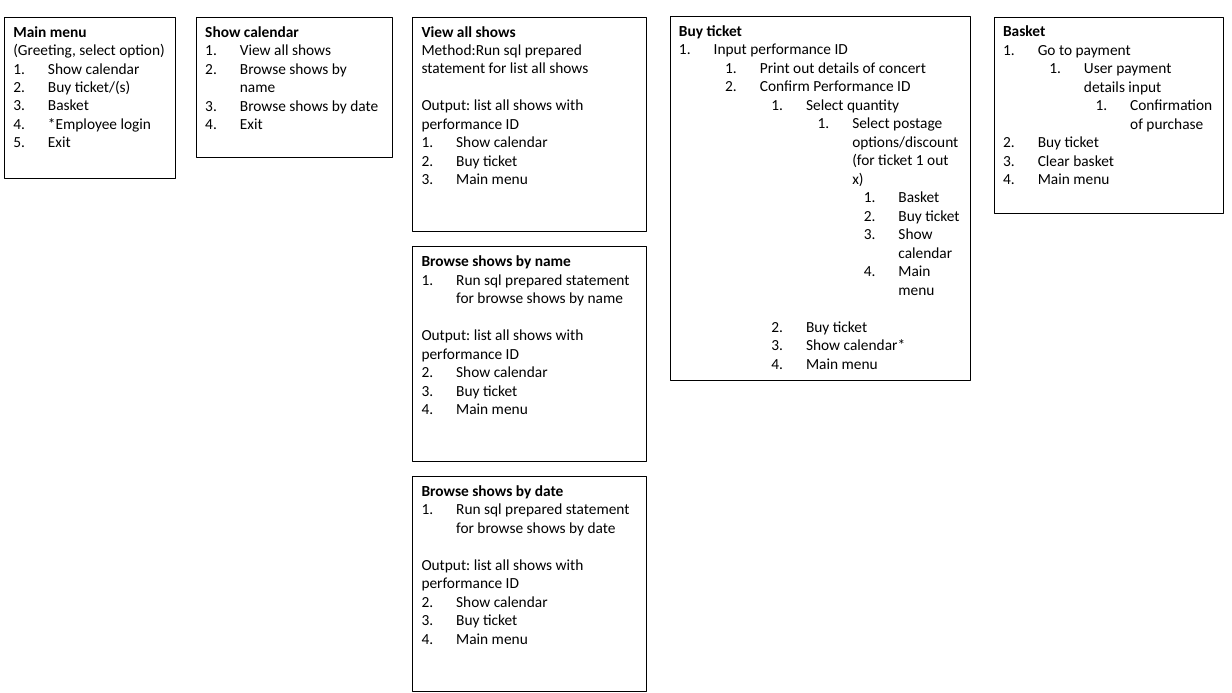
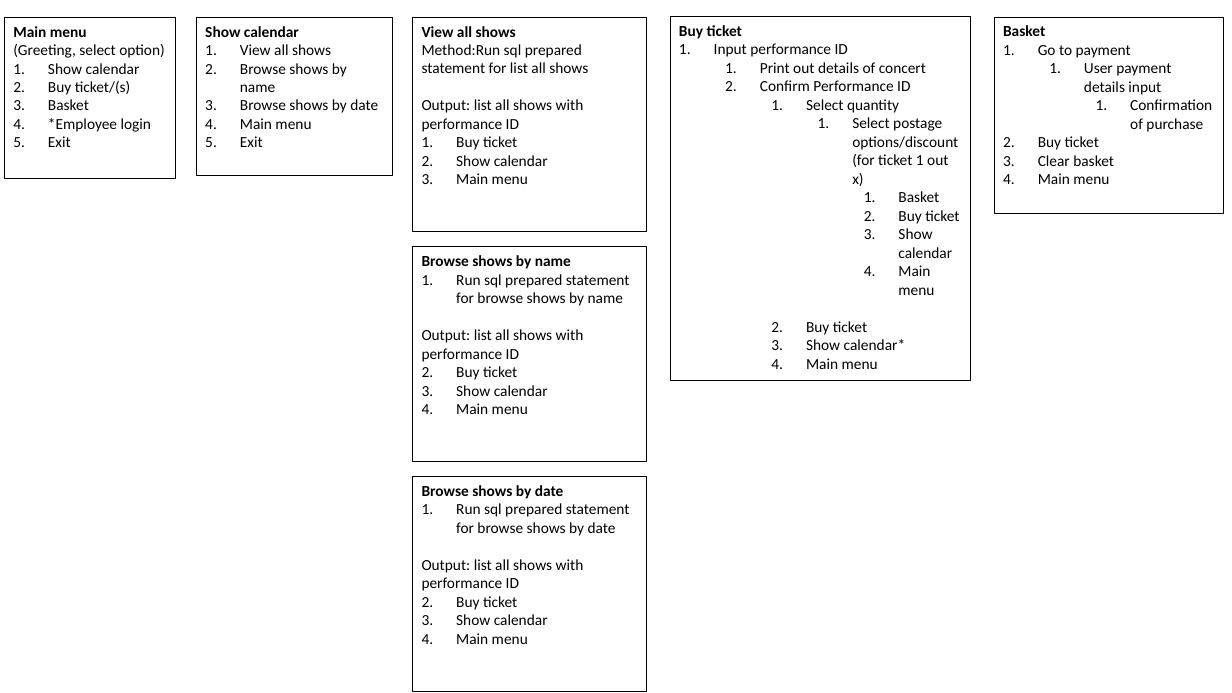
Before and after one commit to SpyroFenton/theTheatreRoyal, a slide deck: slide 1 of ControllerBranch.pptx. Drawn at 1232x693 pixels with LibreOffice and Linux fonts; fonts in the diff are those of the drawing. Boxes give left, top, right and bottom in pixels: in the first picture for what was removed or moved away, otherwise in the second. Text is boxed around its words. In the diff, an @@ line names an element or a change of style, - is before the commit and + after.

```diff
--- a/ControllerBranch.pptx
+++ b/ControllerBranch.pptx
@@ rectangle "Show calendar": place and size @@
-rectangle "Show calendar" at <box>196,18,392,157</box>
+rectangle "Show calendar" at <box>196,18,392,177</box>
@@ text in rectangle at <box>240,118,311,129</box>: paragraph added @@
+4. Main menu
@@ text in rectangle at <box>456,136,517,150</box>: paragraph added @@
+1. Buy ticket
@@ text in rectangle at <box>456,155,517,169</box>: paragraph removed @@
-2. Buy ticket
@@ text in rectangle at <box>456,366,517,380</box>: paragraph added @@
+1. Buy ticket
@@ text in rectangle at <box>456,385,517,399</box>: paragraph removed @@
-2. Buy ticket
@@ text in rectangle at <box>456,596,517,610</box>: paragraph added @@
+1. Buy ticket
@@ text in rectangle at <box>456,614,517,628</box>: paragraph removed @@
-2. Buy ticket
```
Also in this commit, not shown: 3 other files.
